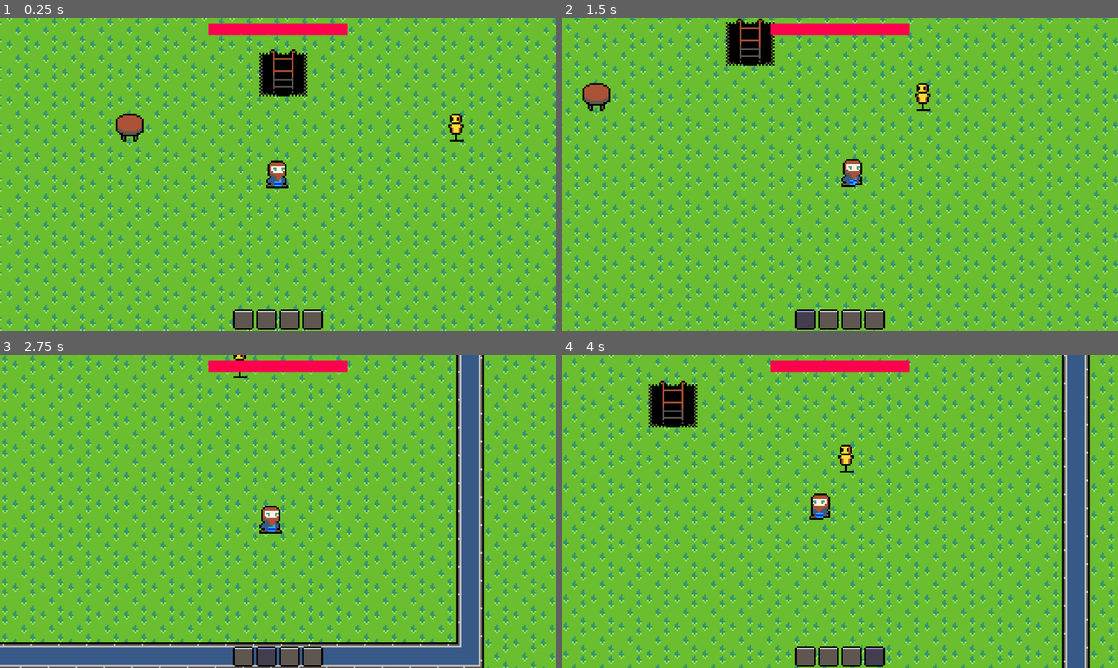
Above: before the commit, frames 1-4 (two rows, left to right).
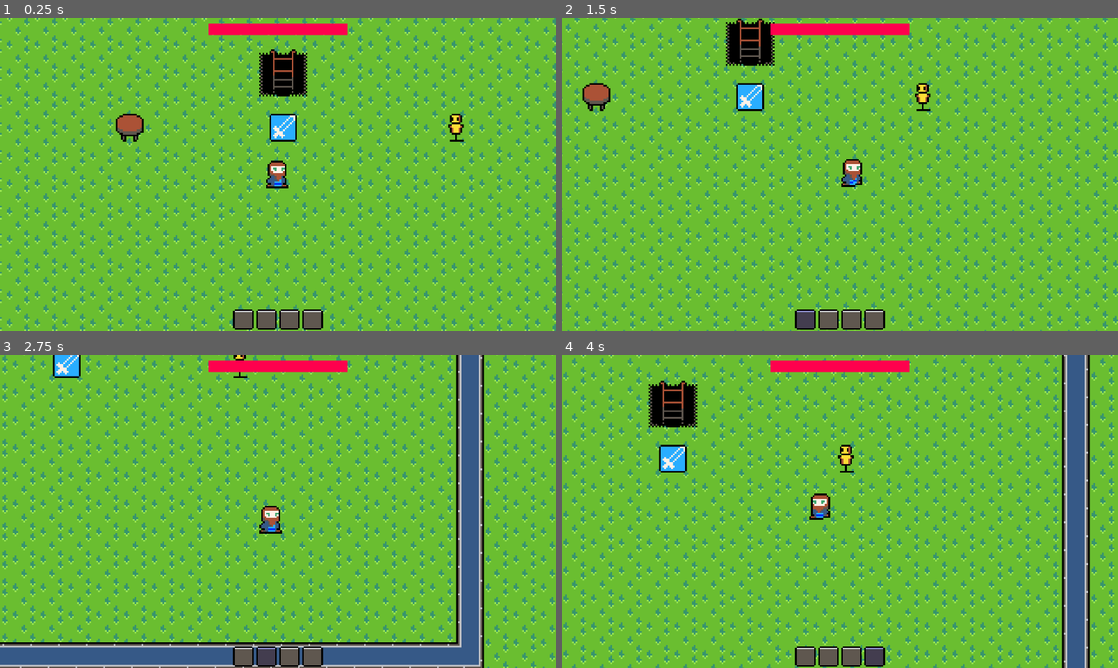
Above: after the commit, the same moments.

Repository: Tarociarz-z-Macedonii/forging-knight
Game: Godot game, scene res://scenes/places/main.tscn
Two runs of this game, one before a commit and one after it. Both use one fixed random seed, a clock stepped at 60 frames per second and the inputs below.
Inputs (mouse positions are in pixels of both pictures, inside the frame that each line leads up to):
- Up to frame 1 (0.25 s): no input
- Up to frame 2 (1.5 s): tap Enter at 0.5 s; move the mouse to (962, 158) at 0.52 s; press the mouse at (962, 158) at 0.53 s; hold D (Move_Right) 0.53-1.28 s; move the mouse to (728, 190) at 1.27 s; release the mouse at (728, 190) at 1.28 s; hold S (Move_Down) from 1.28 s (still down); tap 1 (Change_Hotbar_Slot_1) at 1.35 s
- Up to frame 3 (2.75 s): move the mouse to (333, 442) at 2.02 s; release S (Move_Down) at 2.03 s; hold D (Move_Right) from 2.03 s (still down); tap 2 (Change_Hotbar_Slot_2) at 2.1 s
- Up to frame 4 (4 s): move the mouse to (812, 574) at 2.77 s; release D (Move_Right) at 2.78 s; hold W (Move_Up) 2.78-3.53 s; tap 3 (Change_Hotbar_Slot_3) at 2.85 s; move the mouse to (1006, 558) at 3.52 s; hold A (Move_Left) from 3.53 s (still down); tap 4 (Change_Hotbar_Slot_4) at 3.6 s

The runs differ from the first frame. In frame 1, 0.4% of the frame differs, in the area x 48-54%, y 30-40%; in frame 2, 0.5%, in the area x 31-37%, y 20-30%; in frame 3, 0.4%; in frame 4, 0.4%.

Commit message:
Blueprints: Classes and resources added
Now Resource BlueprintData containts information about materials requaried for blueprint (BlueprintMaterialData which holds ItemStats and amount), and item it makes (ItemStats), also there is blueprint_manager which stores collected blueprints. also blueprint template which is used to make drops

Diff:
--- /dev/null
+++ b/scenes/other/blueprint/blueprint_manager.tscn
@@ -0,0 +1,6 @@
+[gd_scene load_steps=2 format=3 uid="uid://bow4kyl1mxj6x"]
+
+[ext_resource type="Script" uid="uid://dufre25fqtycv" path="res://scripts/other/blueprint/blueprint_manager.gd" id="1_cp25m"]
+
+[node name="BlueprintManager" type="Node2D"]
+script = ExtResource("1_cp25m")
--- /dev/null
+++ b/scenes/other/blueprint/blueprint_template.tscn
@@ -0,0 +1,33 @@
+[gd_scene load_steps=10 format=3 uid="uid://bo4lyxnsuewmi"]
+
+[ext_resource type="Texture2D" uid="uid://cpf30pi237v1m" path="res://sprites/other/blueprint.png" id="1_ac3do"]
+[ext_resource type="Script" uid="uid://baotgc2ptlnl" path="res://scripts/other/blueprint/blueprint.gd" id="1_pcwxc"]
+[ext_resource type="Script" uid="uid://cx1ixdmcsiq2d" path="res://scripts/resources/blueprint/blueprint_material.gd" id="2_jk7c7"]
+[ext_resource type="Resource" uid="uid://e8jec17g6tpx" path="res://resources/materials/ruby.tres" id="3_v3ka1"]
+[ext_resource type="Script" uid="uid://bgawrm8gl5tkv" path="res://scripts/resources/blueprint/blueprint_data.gd" id="4_x0g6h"]
+[ext_resource type="Resource" uid="uid://dende63l7g52v" path="res://resources/weapons/tier_1/sword.tres" id="5_cjh8f"]
+
+[sub_resource type="Resource" id="Resource_jk7c7"]
+script = ExtResource("2_jk7c7")
+item = ExtResource("3_v3ka1")
+amount = 1
+metadata/_custom_type_script = "uid://cx1ixdmcsiq2d"
+
+[sub_resource type="Resource" id="Resource_t4pkq"]
+script = ExtResource("4_x0g6h")
+input = Array[ExtResource("2_jk7c7")]([SubResource("Resource_jk7c7")])
+output = ExtResource("5_cjh8f")
+metadata/_custom_type_script = "uid://bgawrm8gl5tkv"
+
+[sub_resource type="RectangleShape2D" id="RectangleShape2D_pcwxc"]
+size = Vector2(16, 16)
+
+[node name="Blueprint" type="Area2D"]
+script = ExtResource("1_pcwxc")
+data = SubResource("Resource_t4pkq")
+
+[node name="Sprite2D" type="Sprite2D" parent="."]
+texture = ExtResource("1_ac3do")
+
+[node name="CollisionShape2D" type="CollisionShape2D" parent="."]
+shape = SubResource("RectangleShape2D_pcwxc")
--- a/scenes/other/dummy.tscn
+++ b/scenes/other/dummy/dummy.tscn
@@ -2,7 +2,7 @@
 
 [ext_resource type="Texture2D" uid="uid://44gou4tnmhyj" path="res://sprites/decorations/dummy.png" id="1_k7e7g"]
 [ext_resource type="Script" uid="uid://cqcat8a2c2jy0" path="res://scripts/other/dummy/dummy.gd" id="1_lk4ub"]
-[ext_resource type="Resource" uid="uid://sm4hec8dvj33" path="res://scenes/other/dummy_stats.tres" id="2_ouqss"]
+[ext_resource type="Resource" uid="uid://sm4hec8dvj33" path="res://scenes/other/dummy/dummy_stats.tres" id="2_ouqss"]
 [ext_resource type="FontFile" uid="uid://du62clawr6qeb" path="res://fonts/TeenyTinyPixls.ttf" id="3_6q3js"]
 
 [sub_resource type="AtlasTexture" id="AtlasTexture_lk4ub"]
--- a/scenes/other/dummy_stats.tres
+++ b/scenes/other/dummy/dummy_stats.tres
@@ -1,6 +1,6 @@
 [gd_resource type="Resource" script_class="EnemyStats" load_steps=3 format=3 uid="uid://sm4hec8dvj33"]
 
-[ext_resource type="Resource" uid="uid://q6n7oy1ek7qf" path="res://scenes/other/dummy_loot.tres" id="1_o752o"]
+[ext_resource type="Resource" uid="uid://q6n7oy1ek7qf" path="res://scenes/other/dummy/dummy_loot.tres" id="1_o752o"]
 [ext_resource type="Script" uid="uid://clrbaw8y5nyjp" path="res://scripts/resources/enemy_stats.gd" id="2_rri5g"]
 
 [resource]
--- a/scenes/places/main.tscn
+++ b/scenes/places/main.tscn
@@ -1,10 +1,11 @@
-[gd_scene load_steps=7 format=4 uid="uid://dwqseoo600wbk"]
+[gd_scene load_steps=8 format=4 uid="uid://dwqseoo600wbk"]
 
 [ext_resource type="TileSet" uid="uid://b3syij3w5ypsf" path="res://animations_and_tilesets/tileset.tres" id="3_q5a5b"]
 [ext_resource type="PackedScene" uid="uid://csntqod327868" path="res://scenes/UI/canvas_layer.tscn" id="5_3vxdv"]
 [ext_resource type="PackedScene" uid="uid://vntnhm8hh417" path="res://scenes/player/player.tscn" id="6_d53s4"]
+[ext_resource type="PackedScene" uid="uid://bo4lyxnsuewmi" path="res://scenes/other/blueprint/blueprint_template.tscn" id="6_n56gn"]
 [ext_resource type="Texture2D" uid="uid://yd6s8mqdo346" path="res://sprites/decorations/tabel.png" id="7_8hr41"]
-[ext_resource type="PackedScene" uid="uid://ctdi4epxwspfx" path="res://scenes/other/dummy.tscn" id="8_2tw74"]
+[ext_resource type="PackedScene" uid="uid://ctdi4epxwspfx" path="res://scenes/other/dummy/dummy.tscn" id="8_2tw74"]
 
 [sub_resource type="CapsuleShape2D" id="CapsuleShape2D_2r4pp"]
 radius = 7.0
@@ -53,7 +54,4 @@
 [node name="Dummy" parent="." instance=ExtResource("8_2tw74")]
 position = Vector2(100, 0)
 
-[connection signal="body_shape_entered" from="Tilemap/HitBoxes/Area2D" to="Tilemap/HitBoxes/Area2D" method="_on_body_shape_entered"]
-[connection signal="body_shape_entered" from="Tilemap/HitBoxes/@Area2D@32910" to="Tilemap/HitBoxes/@Area2D@32910" method="_on_body_shape_entered"]
-[connection signal="body_shape_entered" from="Tilemap/HitBoxes/@Area2D@32911" to="Tilemap/HitBoxes/@Area2D@32911" method="_on_body_shape_entered"]
-[connection signal="body_shape_entered" from="Tilemap/HitBoxes/@Area2D@32912" to="Tilemap/HitBoxes/@Area2D@32912" method="_on_body_shape_entered"]
+[node name="Blueprint" parent="." instance=ExtResource("6_n56gn")]
--- a/scenes/player/player.tscn
+++ b/scenes/player/player.tscn
@@ -1,10 +1,11 @@
-[gd_scene load_steps=12 format=3 uid="uid://vntnhm8hh417"]
+[gd_scene load_steps=13 format=3 uid="uid://vntnhm8hh417"]
 
 [ext_resource type="Script" uid="uid://bxp6ywaie312n" path="res://scripts/player/player.gd" id="1_n6db0"]
 [ext_resource type="Script" uid="uid://b723mfj5fb6uo" path="res://scripts/player/camera_2d.gd" id="2_dewec"]
 [ext_resource type="Texture2D" uid="uid://ch5doy1f7lwy3" path="res://sprites/Player/animations/player_walk.png" id="2_n6db0"]
 [ext_resource type="PackedScene" uid="uid://c8sms26cr4jl4" path="res://scenes/UI/inventory/inventory.tscn" id="3_gntrk"]
 [ext_resource type="PackedScene" uid="uid://btykco3oexbsl" path="res://scenes/weapons/weapon_manager.tscn" id="5_p47bc"]
+[ext_resource type="PackedScene" uid="uid://bow4kyl1mxj6x" path="res://scenes/other/blueprint/blueprint_manager.tscn" id="6_75vfm"]
 
 [sub_resource type="AtlasTexture" id="AtlasTexture_yk4ok"]
 atlas = ExtResource("2_n6db0")
@@ -72,3 +73,5 @@
 [node name="Inventory" parent="." instance=ExtResource("3_gntrk")]
 
 [node name="WeaponManager" parent="." instance=ExtResource("5_p47bc")]
+
+[node name="BlueprintManager" parent="." instance=ExtResource("6_75vfm")]
--- /dev/null
+++ b/scripts/other/blueprint/blueprint.gd
@@ -0,0 +1,11 @@
+class_name Blueprint
+extends Area2D
+
+@export var data: BlueprintData
+func _ready() -> void:
+	body_entered.connect(_on_body_entered)
+
+func _on_body_entered(body):
+	if body is Player:
+		body.get_node('BlueprintManager').add_blueprint(data)
+		queue_free()
--- /dev/null
+++ b/scripts/other/blueprint/blueprint_manager.gd
@@ -0,0 +1,7 @@
+extends Node2D
+
+var blueprints: Array[BlueprintData]
+
+func add_blueprint(blueprint):
+	blueprints.append(blueprint)
+	print('blueprint added')
--- /dev/null
+++ b/scripts/resources/blueprint/blueprint_data.gd
@@ -0,0 +1,5 @@
+class_name BlueprintData
+extends Resource
+
+@export var input: Array[BlueprintMaterial]
+@export var output: ItemStats
--- /dev/null
+++ b/scripts/resources/blueprint/blueprint_material.gd
@@ -0,0 +1,5 @@
+class_name BlueprintMaterial
+extends Resource
+
+@export var item: ItemStats
+@export var amount: int
Renamed: scenes/other/dummy_loot.tres -> scenes/other/dummy/dummy_loot.tres
Not shown, added: scripts/other/blueprint/blueprint.gd.uid
Not shown, added: scripts/other/blueprint/blueprint_manager.gd.uid
Not shown, added: scripts/resources/blueprint/blueprint_data.gd.uid
Not shown, added: scripts/resources/blueprint/blueprint_material.gd.uid
Binary file added: sprites/other/blueprint.png
Not shown, added: sprites/other/blueprint.png.import
